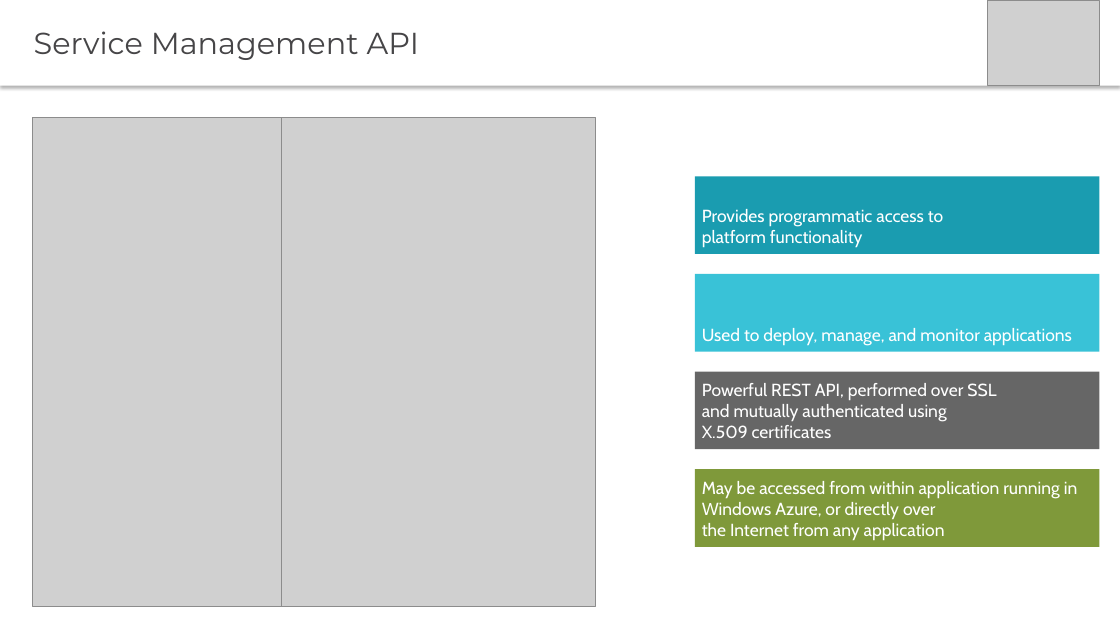
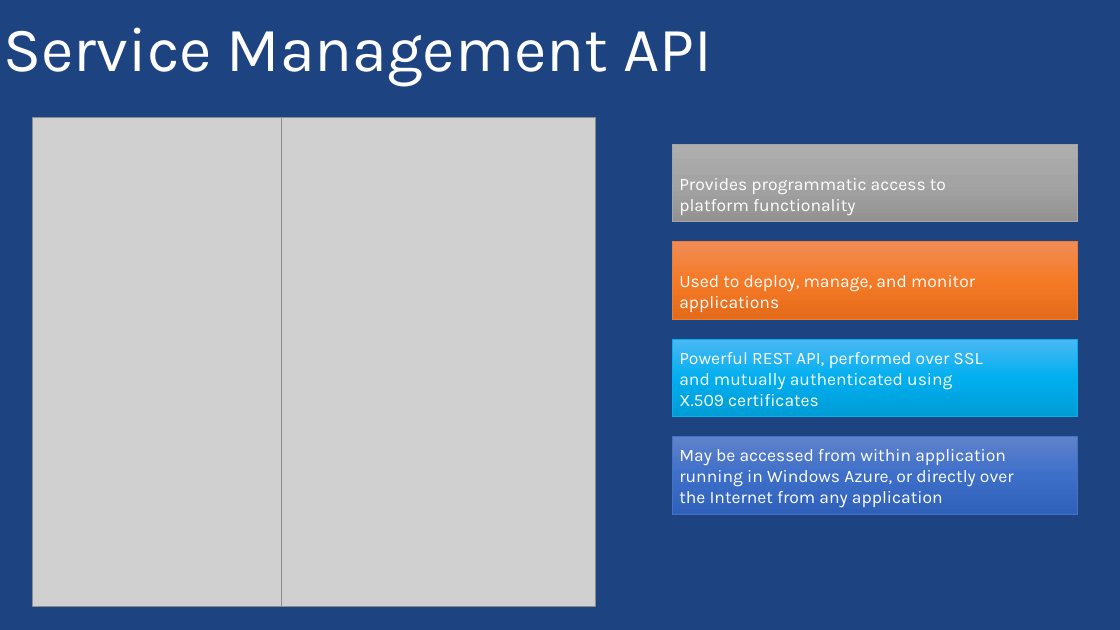
Before and after one commit to PyroJoke/AzureBootcamp2015Kharkiv, a slide deck: slide 3 of Virtual Machines Automated Deployment/Global Azure Bootcamp - Automating Azure VMs with Powershell.pptx. Drawn at 1120x630 pixels with LibreOffice and Linux fonts; fonts in the diff are those of the drawing; grey boxes stand for pictures; background and template pictures are left out. Boxes give left, top, right and bottom in pixels: in the first picture for what was removed or moved away, otherwise in the second. Text is boxed around its words. In the diff, an @@ line names an element or a change of style, - is before the commit and + after.

```diff
--- a/Virtual Machines Automated Deployment/Global Azure Bootcamp - Automating Azure VMs with Powershell.pptx
+++ b/Virtual Machines Automated Deployment/Global Azure Bootcamp - Automating Azure VMs with Powershell.pptx
@@ background #FFFFFF to picture (left out) @@
@@ title "Service Management API": place and size @@
-title "Service Management API" at [0, 0, 1120, 86]
+title "Service Management API" at [4, 27, 712, 87]
@@ title "Service Management API" at [4, 27, 712, 87]: size 26 to 54 pt, font Montserrat to Karla, text colour #464547 to #FFFFFF; alignment left to centre; line spacing 1 to 0.9; less space between paragraphs; vertical alignment middle to bottom; fill #FFFFFF to none; shadow off @@
@@ picture removed at [988, 0, 1100, 86] @@
@@ 3 rectangles: place and size @@
-3 rectangles at [695, 176, 1100, 449]
+3 rectangles at [672, 144, 1077, 417]
@@ rectangle "Provides programmatic access to platform ..." at [672, 144, 1077, 221]: font Cabin to Karla; fill #1A9CB0 to gradient #AFAFAF to #A5A5A5 to #939393; outline none to #A5A5A5 0.5 pt @@
@@ rectangle "Used to deploy, manage, and ..." at [672, 242, 1077, 319]: font Cabin to Karla; fill #39C2D7 to gradient #F18C57 to #F67B28 to #E56C19; outline none to #ED7D31 0.5 pt @@
@@ rectangle "Powerful REST API, performed over ..." at [672, 339, 1077, 417]: font Cabin to Karla; fill #666666 to gradient #4BB9F5 to #00B0F0 to #009CD5; outline none to #00B0F0 0.5 pt @@
@@ rectangle "May be accessed from within ...": place and size @@
-rectangle "May be accessed from within ..." at [695, 470, 1100, 547]
+rectangle "May be accessed from within ..." at [672, 437, 1077, 514]
@@ rectangle "May be accessed from within ..." at [672, 437, 1077, 514]: font Cabin to Karla; fill #7F993A to gradient #6183CB to #3E70CA to #3062BB; outline none to #4472C4 0.5 pt @@
```
Also in this commit, not shown: 21 other slides changed, 12 slides added, 4 slides removed, 4 other files.
